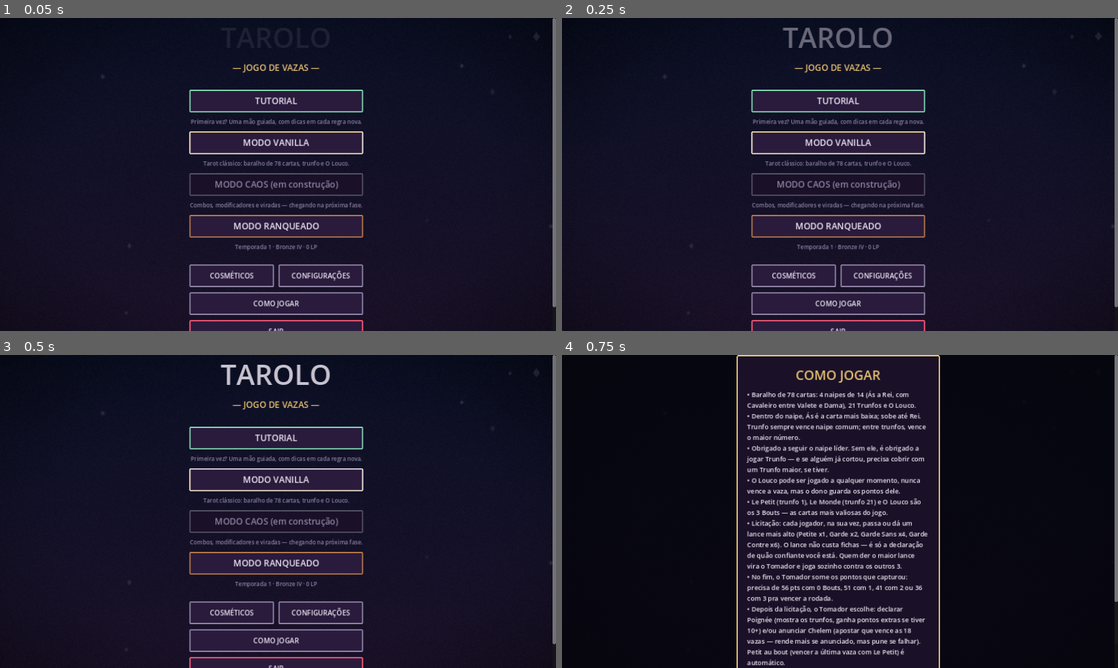
Above: before the commit, frames 1-4 (two rows, left to right).
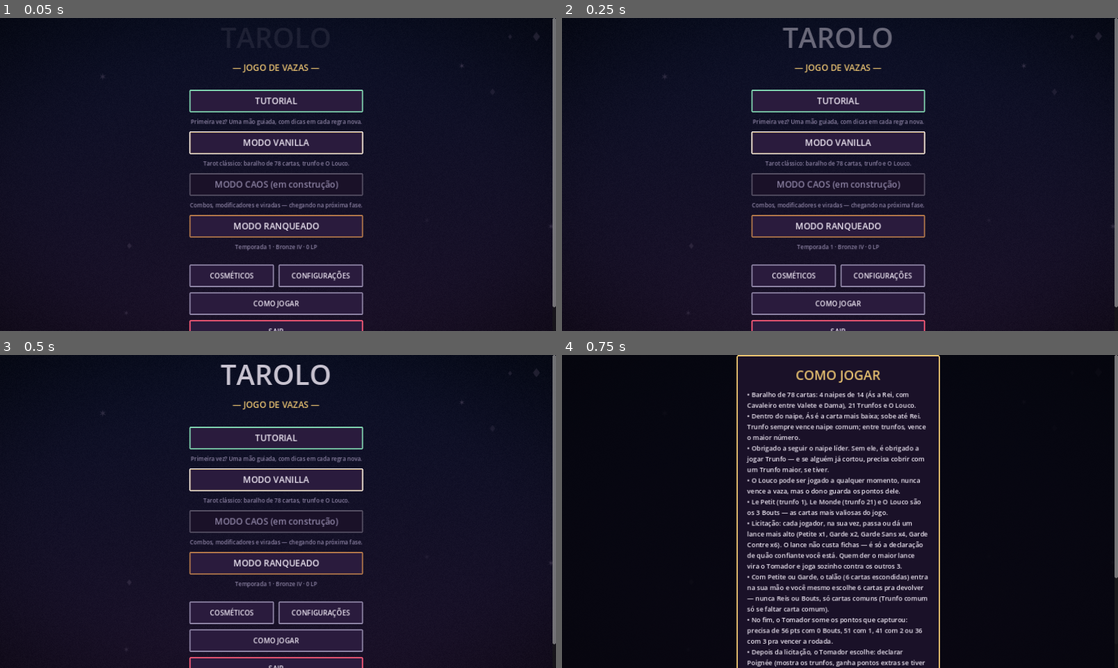
Above: after the commit, the same moments.

Repository: bluumcc/tarolo
Game: Godot game, scene res://scenes/MainMenu.tscn
Two runs of this game, one before a commit and one after it. Both use one fixed random seed, a clock stepped at 60 frames per second and the inputs below.
Inputs:
- Up to frame 1 (0.05 s): no input
- Up to frame 2 (0.25 s): no input
- Up to frame 3 (0.5 s): no input
- Up to frame 4 (0.75 s): click "COMO JOGAR" at 0.5 s

Frames 1-3 are identical in both runs. In frame 4, 2.9% of the frame differs, in the area x 33-100%, y 69-100%.

Commit message:
Descarte do talão vira escolha real do Tomador (Petite/Garde)
Maior furo de fidelidade que ainda restava: o jogo descartava sozinho
as 6 cartas mais fracas do talão, sem o jogador nunca decidir nada.
Agora, depois de Petite/Garde, o talão entra na mão e o Tomador (humano
ou bot) escolhe as 6 cartas de verdade — com a regra oficial de que
Reis e Bouts nunca podem ir pro descarte (só um Trunfo comum entra,
em último caso, se faltar carta comum pra completar as 6).

Tela nova de descarte: grade com todas as cartas da mão, as elegíveis
em destaque e as proibidas (Reis/Bouts) desabilitadas; confirma só
com exatamente 6 selecionadas. Bots usam a mesma regra de elegibilidade
(BotAI.choose_discard), só que automático.

Validado de ponta a ponta simulando cliques reais nos botões da tela
(não só a lógica do engine) — a tela de descarte e as de Poignée/Chelem
respondem certinho aos toques, com screenshot conferido visualmente.

Co-Authored-By: Claude Sonnet 5 <noreply@anthropic.com>
Claude-Session: https://claude.ai/code/session_011qPhSZ6VtyM6UvSSPJpf4k

Diff:
--- a/scripts/core/bot_ai.gd
+++ b/scripts/core/bot_ai.gd
@@ -59,6 +59,14 @@
 	return next_opt if forced else -1
 
 
+## Escolhe as `n` cartas mais fracas dentre as elegíveis pro descarte (écart) — mesma
+## lógica que um jogador cuidadoso usaria: nunca joga fora o que ainda pode render pontos.
+static func choose_discard(legal: Array, n: int) -> Array:
+	var pool: Array = legal.duplicate()
+	pool.sort_custom(func(a: CardData, b: CardData) -> bool: return a.points() < b.points())
+	return pool.slice(0, mini(n, pool.size()))
+
+
 ## Declarar Poignée é sempre vantajoso pro bot (não há como a IA hoje usar a informação
 ## revelada contra ele mesmo), então declara sempre que elegível.
 static func decide_poignee(trump_count: int) -> bool:
--- a/scripts/core/match_engine.gd
+++ b/scripts/core/match_engine.gd
@@ -31,6 +31,7 @@
 var taker_trump_count := 0     # trunfos na mão do tomador já com o talão resolvido (Poignée)
 var poignee_declared := false  # escolha do tomador: mostrar os trunfos pra valer o bônus
 var chelem_announced := false  # escolha do tomador: apostar alto em vencer as 18 vazas
+var awaiting_discard := false  # Petite/Garde: esperando o tomador escolher o descarte (écart)
 
 
 ## config: { seed, players }
@@ -99,6 +100,7 @@
 	taker_trump_count = 0
 	poignee_declared = false
 	chelem_announced = false
+	awaiting_discard = false
 
 	leader = -1
 	current = -1
@@ -171,23 +173,26 @@
 			return
 
 
-## Aplica as regras do contrato vencedor sobre o talão e prepara o início das vazas.
-## Petite/Garde: o tomador vê o talão e descarta 6 cartas de volta (contam pra ele).
-## Garde Sans: o tomador não vê o talão, mas ele conta pra ele mesmo assim.
+## Aplica as regras do contrato vencedor sobre o talão. Petite/Garde: o tomador vê o
+## talão, incorpora na mão e escolhe (ele mesmo, não o jogo) 6 cartas pra descartar de
+## volta — as vazas só começam depois disso (ver `awaiting_discard`/`legal_discards`/
+## `discard`). Garde Sans: o tomador não vê o talão, mas ele conta pra ele mesmo assim.
 ## Garde Contre: o tomador não vê o talão, e ele NÃO conta pra ele (fica com a defesa).
 func _finalize_taker() -> void:
 	match contract:
 		Scoring.Contract.PETITE, Scoring.Contract.GARDE:
 			(hands[taker] as Array).append_array(chien)
 			Deck.sort_hand(hands[taker])
-			var discarded := _auto_discard(hands[taker], Deck.CHIEN_SIZE)
-			for c in discarded:
-				(hands[taker] as Array).erase(c)
-			captured[taker].append_array(discarded)
+			awaiting_discard = true
+			return
 		Scoring.Contract.GARDE_SANS:
 			captured[taker].append_array(chien)
 		Scoring.Contract.GARDE_CONTRE:
 			pass  # talão não entra na jogada nem pontua pro tomador
+	_start_tricks()
+
+
+func _start_tricks() -> void:
 	total_tricks = (hands[0] as Array).size()
 	leader = (taker + 1) % num_players
 	current = leader
@@ -197,6 +202,34 @@
 			taker_trump_count += 1
 
 
+## Cartas elegíveis pro descarte (écart): nunca um Bout, nunca um Rei — e Trunfo comum
+## só entra na lista se não sobrarem cartas normais suficientes pra completar as 6
+## (regra oficial: só corta Trunfo pro talão em último caso).
+func legal_discards(hand: Array) -> Array:
+	var safe: Array = (hand as Array).filter(func(c: CardData) -> bool: return not c.is_bout() and not c.is_trunfo() and c.rank != 14)
+	if safe.size() >= Deck.CHIEN_SIZE:
+		return safe
+	var extra: Array = (hand as Array).filter(func(c: CardData) -> bool: return c.is_trunfo() and not c.is_bout())
+	return safe + extra
+
+
+## Aplica o descarte escolhido pelo tomador (humano ou bot) e libera o início das vazas.
+func discard(cards: Array) -> Dictionary:
+	if not awaiting_discard or cards.size() != Deck.CHIEN_SIZE:
+		return {"ok": false, "error": "descarte inválido"}
+	var legal: Array = legal_discards(hands[taker])
+	for c in cards:
+		var card: CardData = c
+		if not (legal as Array).any(func(l: CardData) -> bool: return l.equals(card)):
+			return {"ok": false, "error": "carta não pode ir pro descarte"}
+	for c in cards:
+		(hands[taker] as Array).erase(c)
+	captured[taker].append_array(cards)
+	awaiting_discard = false
+	_start_tricks()
+	return {"ok": true}
+
+
 ## Verdadeiro se o tomador tem trunfos suficientes pra ter direito de declarar Poignée
 ## (a escolha de mostrar a mão pra valer o bônus é dele — ver `declare_poignee`).
 func poignee_eligible() -> bool:
@@ -209,13 +242,6 @@
 
 func announce_chelem(v: bool) -> void:
 	chelem_announced = v
-
-
-## Descarta as `n` cartas mais fracas (nunca um Bout) de `hand`, devolve as descartadas.
-static func _auto_discard(hand: Array, n: int) -> Array:
-	var pool: Array = hand.filter(func(c: CardData) -> bool: return not c.is_bout())
-	pool.sort_custom(func(a: CardData, b: CardData) -> bool: return a.points() < b.points())
-	return pool.slice(0, mini(n, pool.size()))
 
 
 # ------------------------------------------------------------------ vazas
--- a/scripts/ui/game_scene.gd
+++ b/scripts/ui/game_scene.gd
@@ -5,6 +5,7 @@
 signal human_card_chosen(card: CardData)
 signal human_bid_chosen(choice: int)
 signal human_yesno_chosen(v: bool)
+signal human_discard_chosen(cards: Array)
 signal match_finished(summary: Dictionary)
 
 const CARD_SCENE := preload("res://scenes/Card.tscn")
@@ -57,6 +58,10 @@
 		return
 	_update_taker_badge()
 	_refresh_hud()
+	await _run_discard()
+	if not is_inside_tree():
+		return
+	_rebuild_hand()
 	await _run_declarations()
 	if not is_inside_tree():
 		return
@@ -396,6 +401,82 @@
 	panel.position.y = 130
 	if first_btn:
 		first_btn.grab_focus.call_deferred()
+
+
+# ------------------------------------------------------------------ descarte (écart)
+
+## Petite/Garde: o tomador escolhe (de verdade) quais 6 cartas devolve pro talão —
+## nunca automático. Garde Sans/Garde Contre nem passam por aqui (`awaiting_discard`
+## fica falso pra esses contratos, já que o talão nem entra na mão do tomador).
+func _run_discard() -> void:
+	if not engine.awaiting_discard:
+		return
+	if engine.taker == 0 and not GameState.autoplay:
+		if tutorial:
+			_tutorial_hint("O talão (6 cartas escondidas) entrou na sua mão. Agora escolha 6 cartas pra devolver — elas contam como pontos seus, mas nunca podem ser Reis ou Bouts (a não ser que faltem cartas comuns, aí um Trunfo comum vale).")
+		var chosen: Array = await _wait_human_discard()
+		if not is_inside_tree():
+			return
+		engine.discard(chosen)
+	else:
+		status_label.text = "%s está escolhendo o descarte..." % config["names"][engine.taker]
+		await _wait(0.5)
+		if not is_inside_tree():
+			return
+		var legal := engine.legal_discards(engine.hands[engine.taker])
+		var chosen := BotAI.choose_discard(legal, Deck.CHIEN_SIZE)
+		engine.discard(chosen)
+
+
+func _wait_human_discard() -> Array:
+	var hand: Array = engine.hands[0]
+	var legal: Array = engine.legal_discards(hand)
+	status_label.text = "Escolha 6 cartas pra descartar no talão"
+	var selected: Array = []
+	var panel := UIKit.panel(UIKit.PURPLE_DEEP, UIKit.GOLD, 14)
+	panel.name = "DiscardPrompt"
+	var v := VBoxContainer.new()
+	v.add_theme_constant_override("separation", 8)
+	panel.add_child(v)
+	v.add_child(UIKit.label("ESCOLHA 6 CARTAS PRO DESCARTE", 15, UIKit.GOLD, HORIZONTAL_ALIGNMENT_CENTER))
+	v.add_child(UIKit.label("Elas contam como pontos seus no final. Reis e Bouts (em cinza) não podem ir.", 11, UIKit.MUTED, HORIZONTAL_ALIGNMENT_CENTER))
+	var counter := UIKit.label("0 / %d selecionadas" % Deck.CHIEN_SIZE, 12, UIKit.INK, HORIZONTAL_ALIGNMENT_CENTER)
+	v.add_child(counter)
+	var flow := HFlowContainer.new()
+	flow.add_theme_constant_override("h_separation", 6)
+	flow.add_theme_constant_override("v_separation", 6)
+	flow.custom_minimum_size = Vector2(420, 0)
+	v.add_child(flow)
+	var confirm := UIKit.button("CONFIRMAR", UIKit.GOLD, 14)
+	confirm.disabled = true
+	for c in hand:
+		var card: CardData = c
+		var is_legal: bool = (legal as Array).any(func(l: CardData) -> bool: return l.equals(card))
+		var b := UIKit.button("%s%s" % [card.rank_label(), card.suit_symbol()], UIKit.GOLD if is_legal else UIKit.MUTED, 13)
+		b.custom_minimum_size = Vector2(52, 52)
+		b.disabled = not is_legal
+		b.toggle_mode = true
+		b.pressed.connect(func():
+			if selected.has(card):
+				selected.erase(card)
+				b.button_pressed = false
+			else:
+				if selected.size() >= Deck.CHIEN_SIZE:
+					b.button_pressed = false
+					return
+				selected.append(card)
+			counter.text = "%d / %d selecionadas" % [selected.size(), Deck.CHIEN_SIZE]
+			confirm.disabled = selected.size() != Deck.CHIEN_SIZE)
+		flow.add_child(b)
+	confirm.pressed.connect(func():
+		panel.queue_free()
+		human_discard_chosen.emit(selected.duplicate()))
+	v.add_child(confirm)
+	popup_layer.add_child(panel)
+	panel.set_anchors_and_offsets_preset(Control.PRESET_CENTER_TOP)
+	panel.position.y = 90
+	var chosen: Array = await human_discard_chosen
+	return chosen
 
 
 # ------------------------------------------------------------------ declarações (Poignée / Chelem)
@@ -830,6 +911,10 @@
 • Petite (x1) → Garde (x2) → Garde Sans (x4, não vê o talão mas ele ainda conta) → Garde Contre (x6, não vê e ele vira ponto da defesa).
 • Quem der o lance mais alto vira o Tomador e joga sozinho contra os outros 3.
 
+DESCARTE (só Petite/Garde)
+• O talão (6 cartas escondidas) entra na sua mão e você escolhe 6 pra devolver.
+• Nunca pode descartar Reis ou Bouts — só cartas comuns (e Trunfo comum, se faltar carta comum).
+
 META
 • O Tomador soma os pontos que capturou. Precisa bater: 56 pts com 0 Bouts, 51 com 1, 41 com 2, 36 com 3.
 
--- a/scripts/ui/main_menu.gd
+++ b/scripts/ui/main_menu.gd
@@ -264,6 +264,7 @@
 • O Louco pode ser jogado a qualquer momento, nunca vence a vaza, mas o dono guarda os pontos dele.
 • Le Petit (trunfo 1), Le Monde (trunfo 21) e O Louco são os 3 Bouts — as cartas mais valiosas do jogo.
 • Licitação: cada jogador, na sua vez, passa ou dá um lance mais alto (Petite x1, Garde x2, Garde Sans x4, Garde Contre x6). O lance não custa fichas — é só a declaração de quão confiante você está. Quem der o maior lance vira o Tomador e joga sozinho contra os outros 3.
+• Com Petite ou Garde, o talão (6 cartas escondidas) entra na sua mão e você mesmo escolhe 6 cartas pra devolver — nunca Reis ou Bouts, só cartas comuns (Trunfo comum só se faltar carta comum).
 • No fim, o Tomador some os pontos que capturou: precisa de 56 pts com 0 Bouts, 51 com 1, 41 com 2 ou 36 com 3 pra vencer a rodada.
 • Depois da licitação, o Tomador escolhe: declarar Poignée (mostra os trunfos, ganha pontos extras se tiver 10+) e/ou anunciar Chelem (apostar que vence as 18 vazas — rende mais se anunciado, mas pune se falhar). Petit au bout (vencer a última vaza com Le Petit) é automático.
 • Ranqueado: sua colocação entre 4 jogadores define LP e MMR.
--- a/tests/test_runner.gd
+++ b/tests/test_runner.gd
@@ -144,8 +144,17 @@
 	check(not e.place_bid(3, -1)["ok"], "não pode passar quando é obrigado a licitar")
 	check(e.place_bid(3, Scoring.Contract.PETITE)["ok"], "jogador 3 assume com Petite")
 	check(e.bidding_done and e.taker == 3 and e.contract == Scoring.Contract.PETITE, "jogador 3 vira tomador")
-	check((e.hands[3] as Array).size() == 18, "tomador descartou de volta pro talão (18 cartas)")
+	check(e.awaiting_discard and (e.hands[3] as Array).size() == 24, "Petite: talão entra na mão (24 cartas) e espera o tomador escolher o descarte")
+	var legal3 := e.legal_discards(e.hands[3])
+	check(not (legal3 as Array).any(func(c: CardData) -> bool: return c.is_bout()), "Bout nunca pode ir pro descarte")
+	check(not (legal3 as Array).any(func(c: CardData) -> bool: return c.rank == 14), "Rei nunca pode ir pro descarte")
+	var bad_discard := (e.hands[3] as Array).filter(func(c: CardData) -> bool: return c.is_bout())
+	if bad_discard.size() >= 1:
+		check(not e.discard(bad_discard.slice(0, 1) + legal3.slice(0, 5))["ok"], "descarte com Bout é rejeitado")
+	check(e.discard(legal3.slice(0, Deck.CHIEN_SIZE))["ok"], "tomador escolhe o próprio descarte")
+	check((e.hands[3] as Array).size() == 18, "depois do descarte, mão volta pra 18 cartas")
 	check(e.total_tricks == 18, "18 vazas no Vanilla")
+	check(not e.awaiting_discard, "descarte resolvido libera o início das vazas")
 
 	# Lance mais baixo que o atual é rejeitado; lance maior sobrepõe.
 	var e2 := MatchEngine.new()
